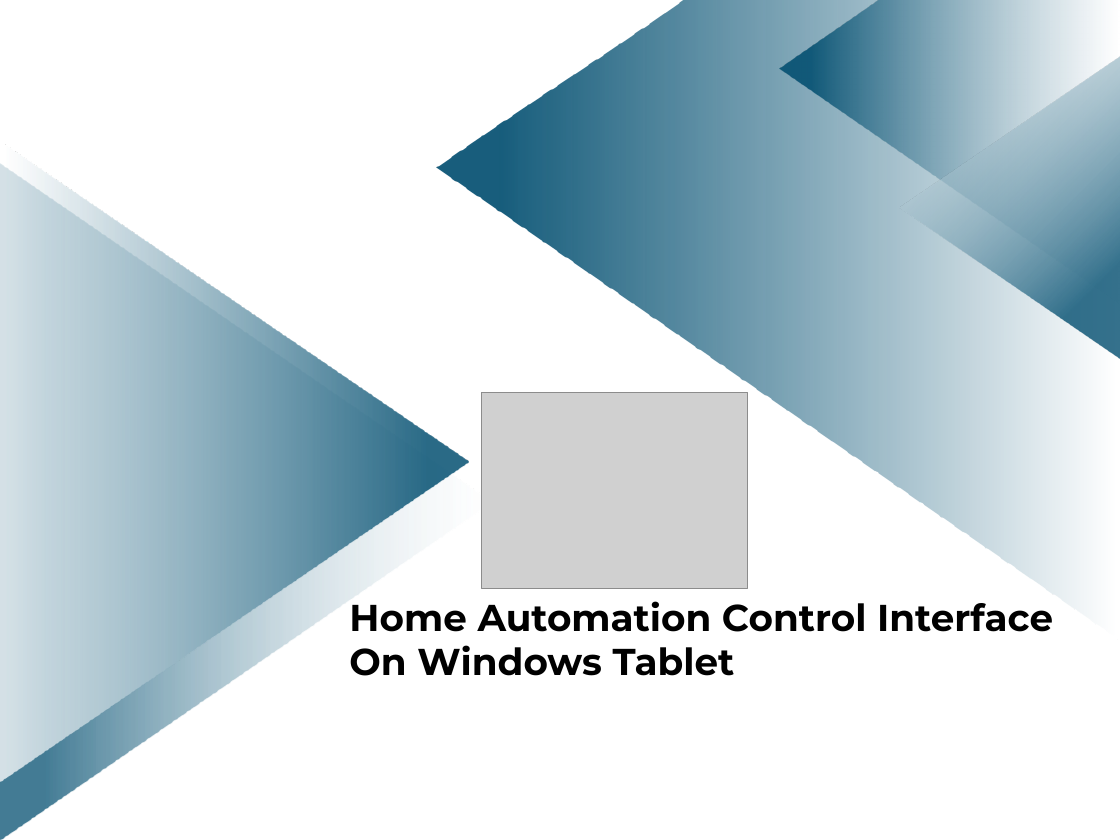
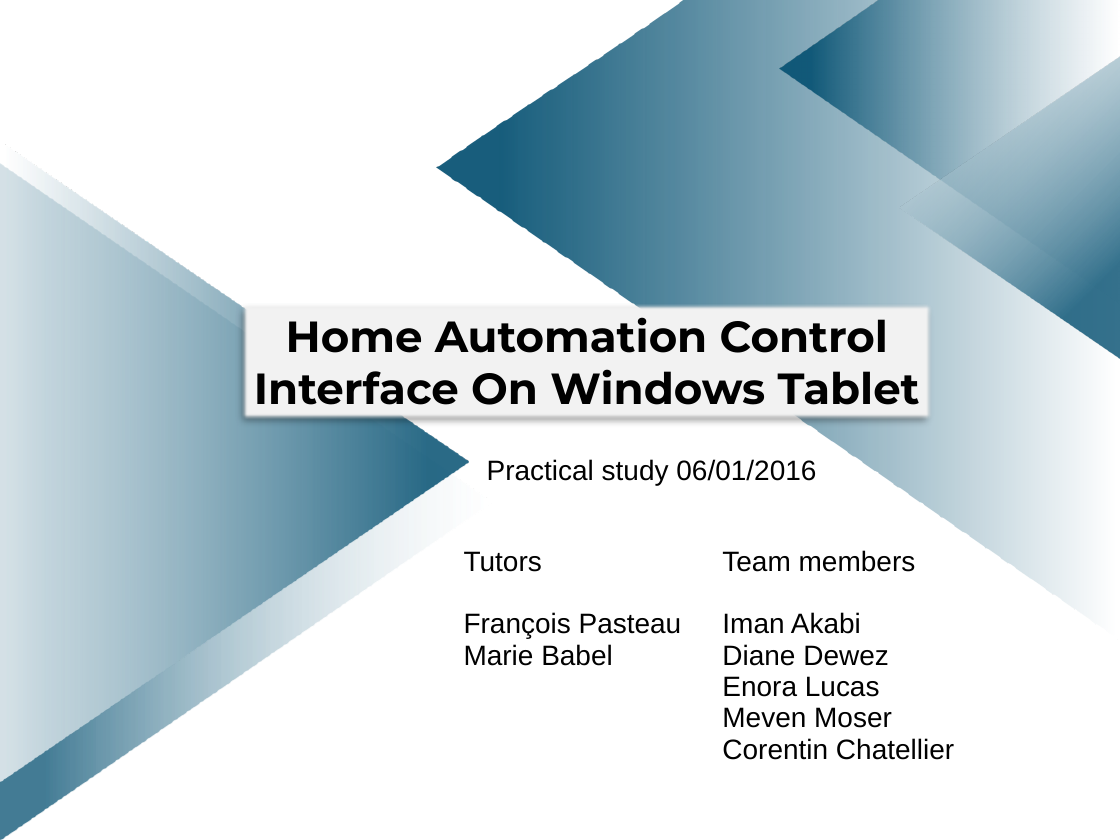
Before and after one commit to mmeven/EP_Domotique_Tablette, a slide deck: slide 1 of Rendu/Diapo_prototype_janvier.pptx. Drawn at 1120x840 pixels with LibreOffice and Linux fonts; fonts in the diff are those of the drawing; grey boxes stand for pictures; background and template pictures are left out. Boxes give left, top, right and bottom in pixels: in the first picture for what was removed or moved away, otherwise in the second. Text is boxed around its words. In the diff, an @@ line names an element or a change of style, - is before the commit and + after.

```diff
--- a/Rendu/Diapo_prototype_janvier.pptx
+++ b/Rendu/Diapo_prototype_janvier.pptx
@@ rectangle "Home Automation Control Interface On ...": place and size @@
-rectangle "Home Automation Control Interface On ..." at box(349, 601, 1053, 676)
+rectangle "Home Automation Control Interface On ..." at box(242, 304, 933, 420)
@@ rectangle "Home Automation Control Interface On ..." at box(242, 304, 933, 420): size 24 to 28 pt; alignment left to centre; fill none to #F2F2F2; outline none to #ABD3C9 0.75 pt; shadow on @@
@@ picture removed at box(482, 392, 747, 588) @@
@@ text added at box(487, 459, 816, 485), 18 pt, text #000000 @@
+Practical study 06/01/2016
@@ table added at box(452, 540, 1021, 786), 1 rows, 2 columns @@
+Tutors / François Pasteau / Marie Babel | Team members / Iman Akabi / Diane Dewez / Enora Lucas / Meven Moser / Corentin Chatellier
```
Also in this commit, not shown: 8 other slides changed, 1 slide added, 4 slides removed.
